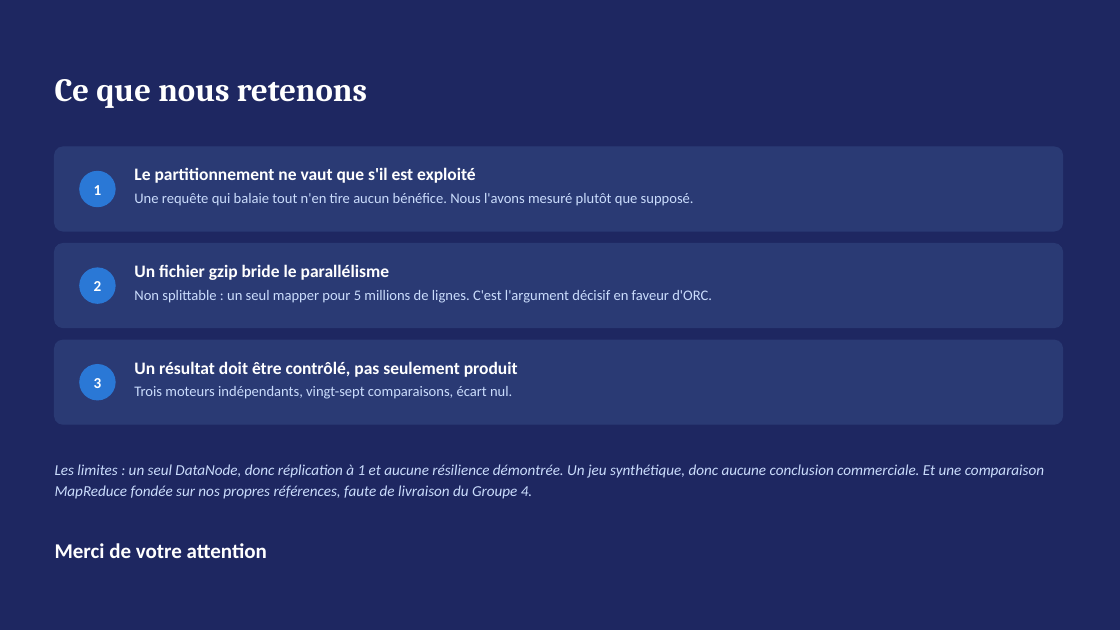
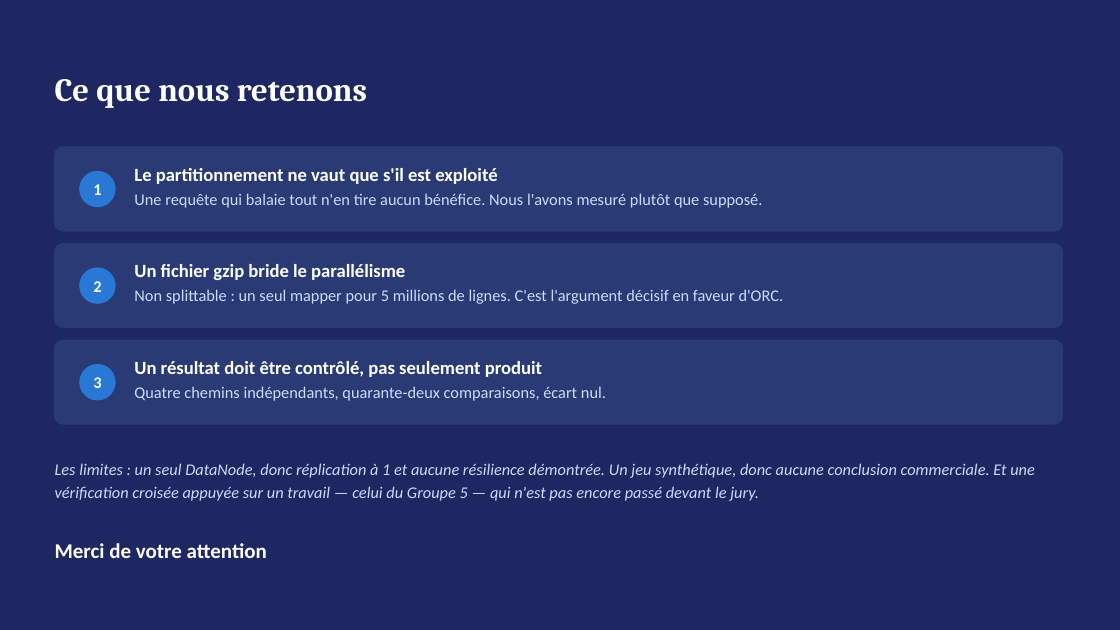
Before and after one commit to donaldamah/TP6-HIVE-Groupe6, a slide deck: slide 23 of Expose6_Hive_Groupe6.pptx (slide 19 before the commit). Drawn at 1120x630 pixels with LibreOffice and Linux fonts; fonts in the diff are those of the drawing. Boxes give left, top, right and bottom in pixels: in the first picture for what was removed or moved away, otherwise in the second. Text is boxed around its words. In the diff, an @@ line names an element or a change of style, - is before the commit and + after.

```diff
--- a/Expose6_Hive_Groupe6.pptx
+++ b/Expose6_Hive_Groupe6.pptx
@@ text "Une requête qui balaie tout ..." at box(134, 193, 762, 208): size 12.5 to 14 pt @@
@@ text "Non splittable : un seul ..." at box(134, 289, 784, 304): size 12.5 to 14 pt @@
@@ size 15 to 16 pt in 3 elements at box(134, 168, 497, 184), box(134, 264, 405, 280), box(134, 361, 542, 377) @@
@@ text at box(134, 386, 606, 401): text changed; size 12.5 to 14 pt @@
-Trois moteurs indépendants, vingt-sept comparaisons, écart nul.
+Quatre chemins indépendants, quarante-deux comparaisons, écart nul.
@@ text at box(55, 463, 1035, 501): text changed; size 13 to 14 pt @@
-Les limites : un seul DataNode, donc réplication à 1 et aucune résilience démontrée. Un jeu synthétique, donc aucune conclusion commerciale. Et une comparaison MapReduce fondée sur nos propres références, faute de livraison du Groupe 4.
+Les limites : un seul DataNode, donc réplication à 1 et aucune résilience démontrée. Un jeu synthétique, donc aucune conclusion commerciale. Et une vérification croisée appuyée sur un travail — celui du Groupe 5 — qui n'est pas encore passé devant le jury.
```
Also in this commit, not shown: 18 other slides changed, 4 slides added, 11 other files.
